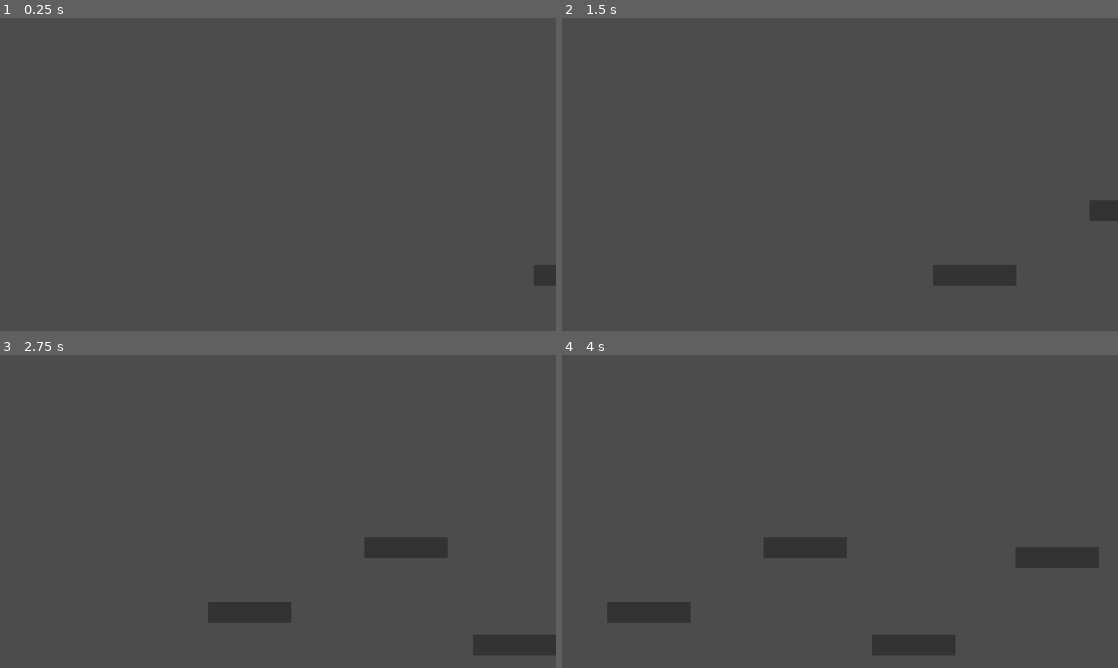
Above: before the commit, frames 1-4 (two rows, left to right).
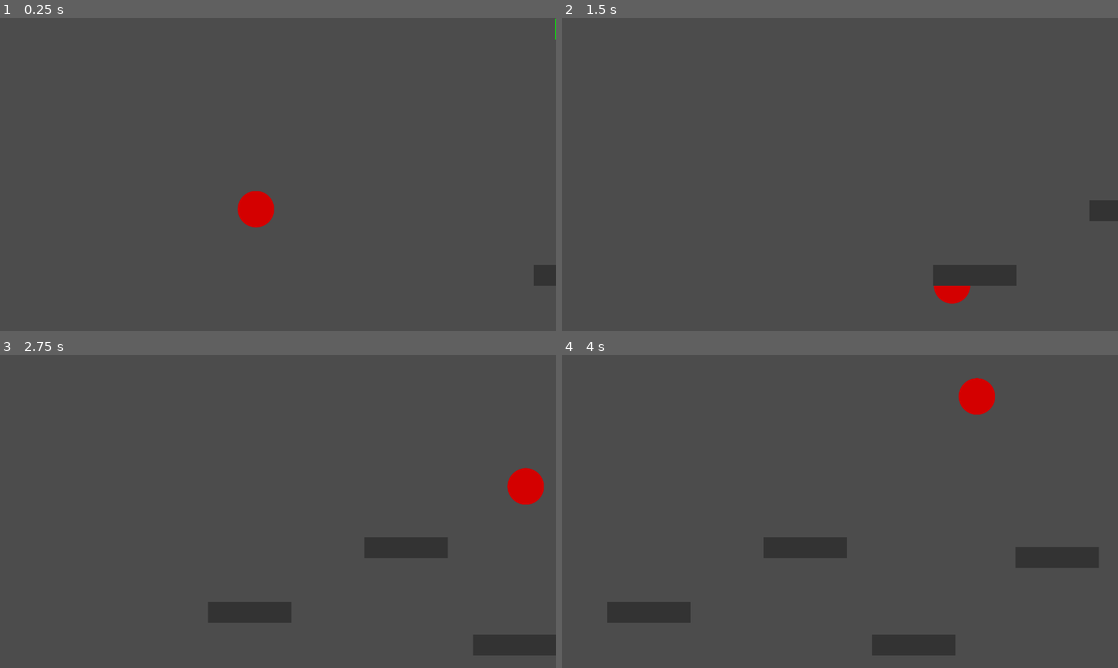
Above: after the commit, the same moments.

Repository: IonAir1/Genre-Mash-Jam
Game: Godot game, scene res://scenes/main.tscn
The game is run twice, just before and just after one commit, with the same random seed, the same clock (stepped at 60 frames per second) and the same inputs.
Inputs:
- Up to frame 1 (0.25 s): no input
- Up to frame 2 (1.5 s): hold D (right) from 0.53 s (still down); tap W (jump) at 0.77 s
- Up to frame 3 (2.75 s): tap W (jump) at 1.52 s; release D (right) at 2.03 s; hold A (left) from 2.03 s (still down)
- Up to frame 4 (4 s): release A (left) at 2.78 s; hold D (right) from 2.78 s (still down); tap W (jump) at 3.02, 3.77 s

The runs differ from the first frame. In frame 1, 0.6% of the frame differs, in the area x 42-100%, y 0-67%; in frame 2, 0.3%; in frame 3, 0.6%; in frame 4, 0.6%.

Commit message:
Bouncing Ball
ball

Diff:
--- a/proj/project.godot
+++ b/proj/project.godot
@@ -46,6 +46,19 @@
  ]
 }
 
+[layer_names]
+
+2d_physics/layer_1="Player"
+3d_physics/layer_1="Player"
+2d_physics/layer_2="Enemy"
+3d_physics/layer_2="Platform"
+2d_physics/layer_3="Wall"
+3d_physics/layer_3="Enemy"
+2d_physics/layer_4="Ball"
+3d_physics/layer_4="Wall"
+2d_physics/layer_5="Platform"
+3d_physics/layer_5="Ball"
+
 [rendering]
 
 quality/driver/driver_name="GLES2"
--- a/proj/scenes/main.tscn
+++ b/proj/scenes/main.tscn
@@ -1,10 +1,22 @@
-[gd_scene load_steps=3 format=2]
+[gd_scene load_steps=4 format=2]
 
 [ext_resource path="res://scenes/Player.tscn" type="PackedScene" id=1]
+[ext_resource path="res://scenes/paper.tscn" type="PackedScene" id=2]
 [ext_resource path="res://scripts/main.gd" type="Script" id=3]
 
 [node name="main" type="Node2D"]
 script = ExtResource( 3 )
 
 [node name="Player" parent="." instance=ExtResource( 1 )]
-position = Vector2( 1366.58, -170.357 )
+position = Vector2( 1376.66, -107.361 )
+
+[node name="paper" parent="." instance=ExtResource( 2 )]
+position = Vector2( 526.76, 377.176 )
+
+[node name="Node2D" type="StaticBody2D" parent="."]
+collision_layer = 4
+collision_mask = 2147483648
+
+[node name="CollisionPolygon2D" type="CollisionPolygon2D" parent="Node2D"]
+position = Vector2( -1.5874, 3.1748 )
+polygon = PoolVector2Array( 0.338074, -0.851362, 1280.1, 0.293885, 1279.75, 720.75, -0.671265, 720.457, -0.0741234, 0.582956, -2.36768, 1.03123, -14.2709, 735.616, 1285.75, 733.934, 1302.57, -24.5542, -0.0313072, -3.7813 )
--- /dev/null
+++ b/proj/scenes/paper.tscn
@@ -0,0 +1,20 @@
+[gd_scene load_steps=4 format=2]
+
+[ext_resource path="res://assets/swimmer.png" type="Texture" id=1]
+[ext_resource path="res://scripts/paper.gd" type="Script" id=2]
+
+[sub_resource type="CircleShape2D" id=1]
+radius = 60.2603
+
+[node name="paper" type="KinematicBody2D"]
+scale = Vector2( 0.7, 0.7 )
+collision_layer = 8
+collision_mask = 6
+script = ExtResource( 2 )
+
+[node name="Sprite" type="Sprite" parent="."]
+scale = Vector2( 0.5, 0.5 )
+texture = ExtResource( 1 )
+
+[node name="CollisionShape2D" type="CollisionShape2D" parent="."]
+shape = SubResource( 1 )
--- a/proj/scripts/main.gd
+++ b/proj/scripts/main.gd
@@ -25,8 +25,6 @@
 	elif platy > 0:
 		time = rand_range(1, 1.5)
 	yield(get_tree().create_timer(time),"timeout")
-
-
 	platform_spawn()
 
 func _ready():
--- /dev/null
+++ b/proj/scripts/paper.gd
@@ -0,0 +1,9 @@
+extends KinematicBody2D
+
+
+var velocity = Vector2(250, 250)
+
+func _physics_process(delta):
+	var collision_info = move_and_collide(velocity * delta)
+	if collision_info:
+		velocity = velocity.bounce(collision_info.normal)
Binary file added: proj/assets/swimmer.png
Not shown, added: proj/assets/swimmer.png.import
